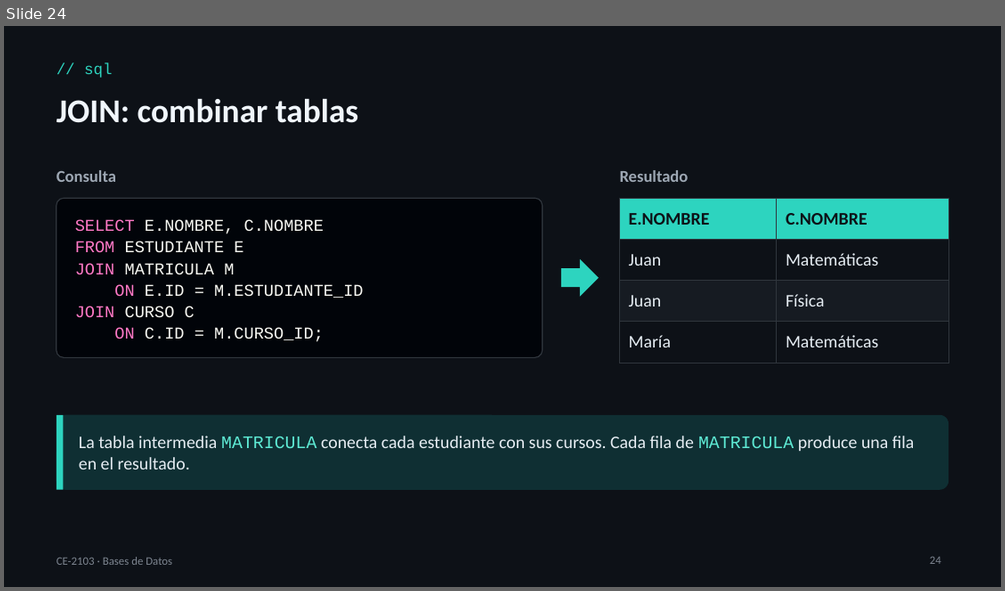
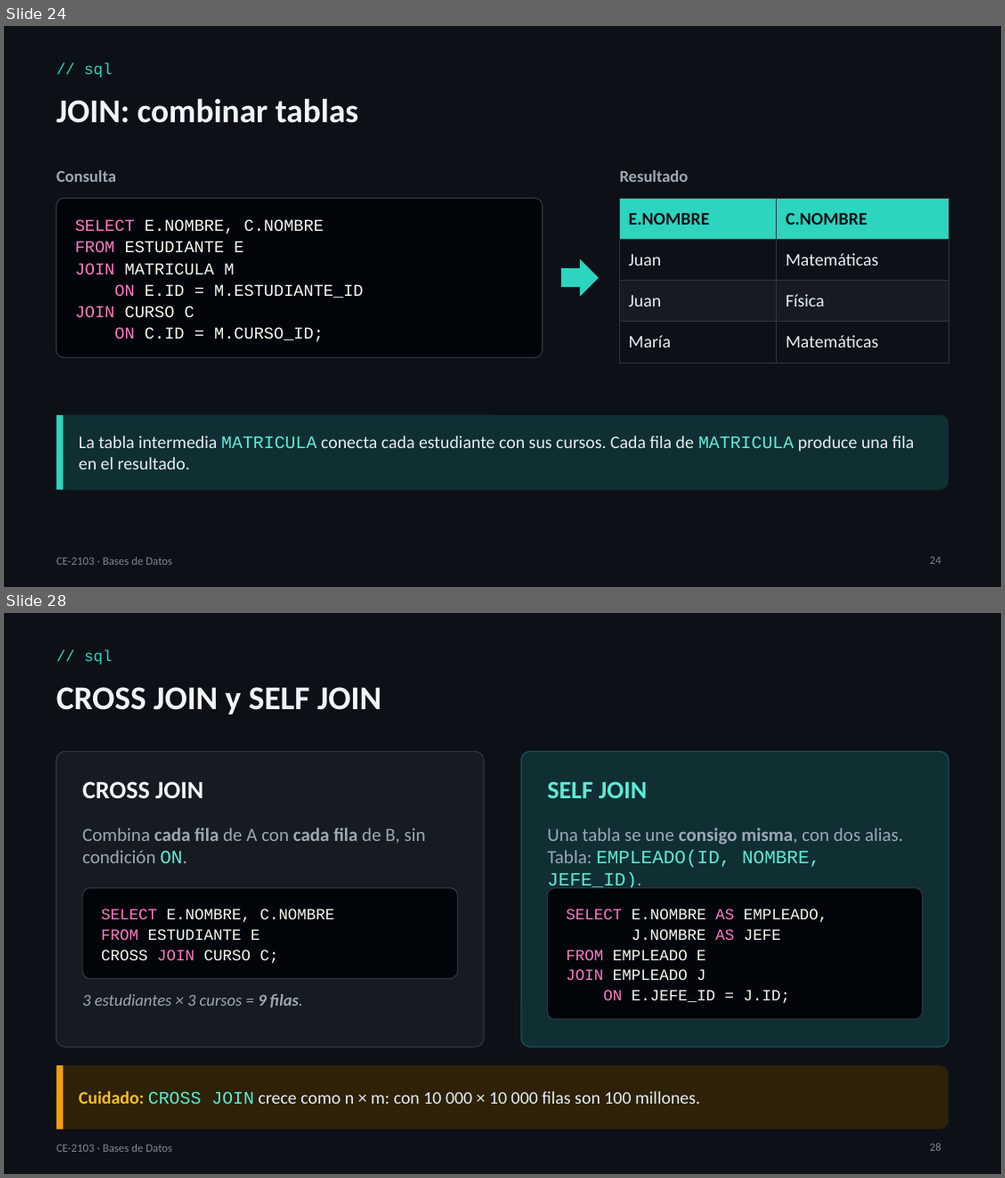
Before and after one commit to itcr-computer-engineering/data-structures-and-algorithms, a slide deck: presentaciones/ce-2103/Lección 08 - Bases de Datos.pptx. Shown one above the other, each under a label of ours: slide 24 before the commit, slides 24 and 28 after it; the slides between them are not shown. The pictures are 1005x591 and 1005x1178 pixels, drawn with LibreOffice and Linux fonts; fonts in the diff are those of the drawing. Boxes give left, top, right and bottom in pixels: in the first picture for what was removed or moved away, otherwise in the second. Text is boxed around its words. In the diff, an @@ line names an element or a change of style, - is before the commit and + after.

```diff
--- a/presentaciones/ce-2103/Lección 08 - Bases de Datos.pptx
+++ b/presentaciones/ce-2103/Lección 08 - Bases de Datos.pptx
@@ slide 28 added at [4, 613, 1001, 1174], background #0D1117 @@
@@ text added at [84, 649, 112, 665], 15 pt, text #2DD4BF @@
+// sql
@@ text added at [57, 687, 381, 714], 32 pt, text #F0F6FC, bold @@
+CROSS JOIN y SELF JOIN
@@ rounded rectangle added at [57, 751, 484, 1046], fill #161B22, outline #30363D 1 pt @@
@@ rounded rectangle added at [521, 751, 949, 1046], fill #0F2F33, outline #2DD4BF 1 pt @@
@@ text added at [82, 781, 203, 798], 24 pt, text #F0F6FC, bold @@
+CROSS JOIN
@@ text added at [547, 781, 647, 798], 24 pt, text #5EEAD4, bold @@
+SELF JOIN
@@ text added at [82, 827, 426, 863], 18 pt, text #9DA7B3 @@
+Combina cada fila de A con cada fila de B, sin condición ON.
@@ text added at [547, 827, 903, 892], 18 pt, text #9DA7B3 @@
+Una tabla se une consigo misma, con dos alias. Tabla: EMPLEADO(ID, NOMBRE, JEFE_ID).
@@ rounded rectangle added at [82, 887, 458, 978], fill #010409, outline #30363D 1 pt @@
@@ rounded rectangle added at [548, 887, 923, 1018], fill #010409, outline #30363D 1 pt @@
@@ text added at [101, 908, 335, 963], 15 pt, text #F8F8F2 @@
+SELECT E.NOMBRE, C.NOMBRE
+FROM ESTUDIANTE E
+CROSS JOIN CURSO C;
@@ text added at [566, 908, 827, 1003], 15 pt, text #F8F8F2 @@
+SELECT E.NOMBRE AS EMPLEADO,
+J.NOMBRE AS JEFE
+FROM EMPLEADO E
+JOIN EMPLEADO J
+ON E.JEFE_ID = J.ID;
@@ text added at [82, 994, 303, 1007], 16 pt, text #9DA7B3, italic @@
+3 estudiantes × 3 cursos = 9 filas.
@@ rounded rectangle added at [57, 1065, 948, 1129], fill #2D2208 @@
@@ rectangle added at [57, 1065, 63, 1129], fill #F59E0B @@
@@ text added at [79, 1091, 700, 1103], 17 pt, text #E6EDF3 @@
+Cuidado: CROSS JOIN crece como n × m: con 10 000 × 10 000 filas son 100 millones.
@@ text added at [57, 1143, 172, 1151], 11 pt, text #7D8590 @@
+CE-2103 · Bases de Datos
@@ page number added at [930, 1143, 941, 1151], 11 pt, text #7D8590 @@
+28
```
Also in this commit, not shown: 3 slides changed, 7 other slides added, 4 other files.
